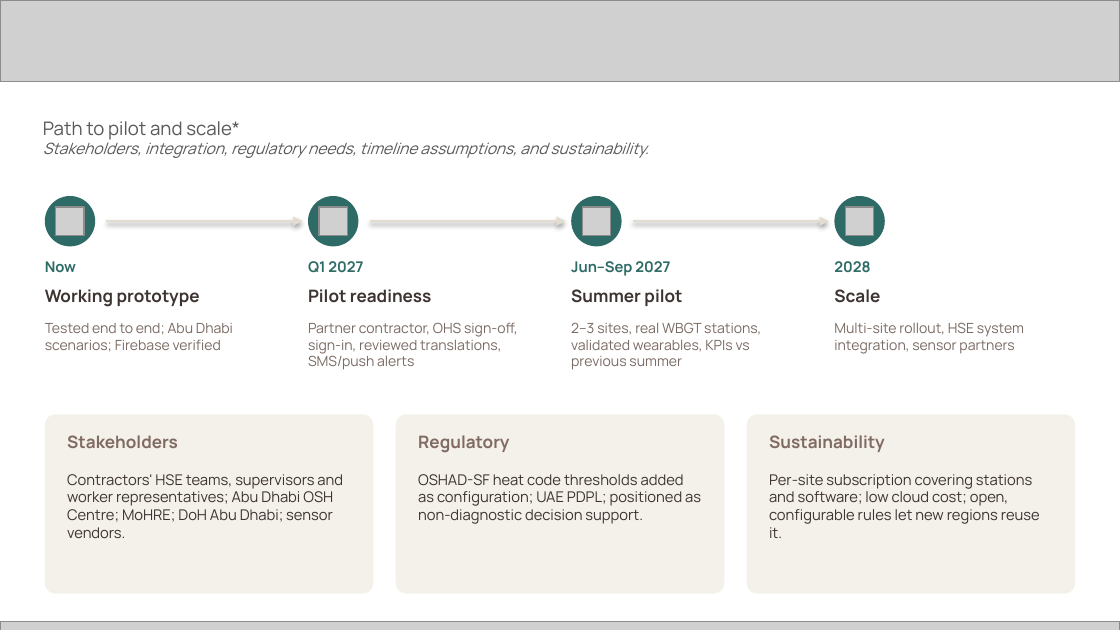
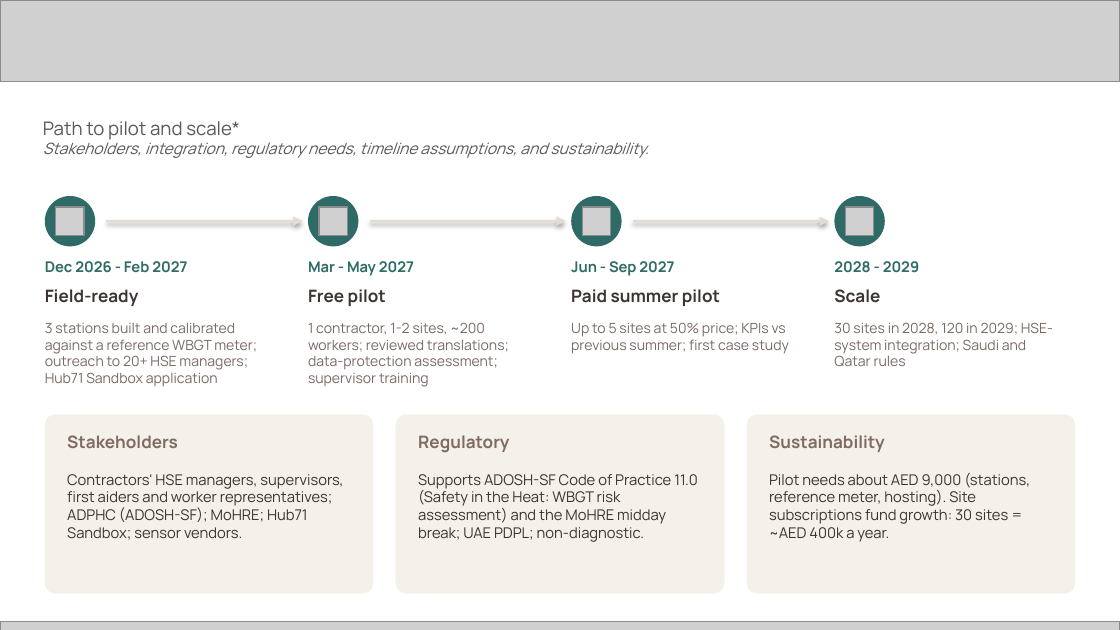
Before and after one commit to Fred-pounds/heatguard, a slide deck: slide 12 of docs/submission/HeatGuard_Submission.pptx. Drawn at 1120x630 pixels with LibreOffice and Linux fonts; fonts in the diff are those of the drawing; grey boxes stand for pictures. Boxes give left, top, right and bottom in pixels: in the first picture for what was removed or moved away, otherwise in the second. Text is boxed around its words. In the diff, an @@ line names an element or a change of style, - is before the commit and + after.

```diff
--- a/docs/submission/HeatGuard_Submission.pptx
+++ b/docs/submission/HeatGuard_Submission.pptx
@@ text at (45,261,187,272): text changed @@
-Now
+Dec 2026 - Feb 2027
@@ text at (308,261,414,276): text changed @@
-Q1 2027
+Mar - May 2027
@@ text at (571,261,674,276): text changed @@
-Jun–Sep 2027
+Jun - Sep 2027
@@ text at (834,261,919,273): text changed @@
-2028
+2028 - 2029
@@ text at (45,289,139,306): text changed @@
-Working prototype
+Field-ready
@@ text at (308,289,386,306): text changed @@
-Pilot readiness
+Free pilot
@@ text at (571,289,720,306): text changed @@
-Summer pilot
+Paid summer pilot
@@ text at (45,322,257,387): text changed @@
-Tested end to end; Abu Dhabi scenarios; Firebase verified
+3 stations built and calibrated against a reference WBGT meter; outreach to 20+ HSE managers; Hub71 Sandbox application
@@ text at (308,322,509,387): text changed @@
-Partner contractor, OHS sign-off, sign-in, reviewed translations, SMS/push alerts
+1 contractor, 1-2 sites, ~200 workers; reviewed translations; data-protection assessment; supervisor training
@@ text at (571,322,789,354): text changed @@
-2–3 sites, real WBGT stations, validated wearables, KPIs vs previous summer
+Up to 5 sites at 50% price; KPIs vs previous summer; first case study
@@ text at (834,322,1053,366): text changed @@
-Multi-site rollout, HSE system integration, sensor partners
+30 sites in 2028, 120 in 2029; HSE-system integration; Saudi and Qatar rules
@@ text at (67,474,343,540): text changed @@
-Contractors' HSE teams, supervisors and worker representatives; Abu Dhabi OSH Centre; MoHRE; DoH Abu Dhabi; sensor vendors.
+Contractors' HSE managers, supervisors, first aiders and worker representatives; ADPHC (ADOSH-SF); MoHRE; Hub71 Sandbox; sensor vendors.
@@ text at (418,474,698,542): text changed @@
-OSHAD-SF heat code thresholds added as configuration; UAE PDPL; positioned as non-diagnostic decision support.
+Supports ADOSH-SF Code of Practice 11.0 (Safety in the Heat: WBGT risk assessment) and the MoHRE midday break; UAE PDPL; non-diagnostic.
@@ text at (769,473,1030,542): text changed @@
-Per-site subscription covering stations and software; low cloud cost; open, configurable rules let new regions reuse it.
+Pilot needs about AED 9,000 (stations, reference meter, hosting). Site subscriptions fund growth: 30 sites = ~AED 400k a year.
```
Also in this commit, not shown: 6 other slides changed, 5 other files.
